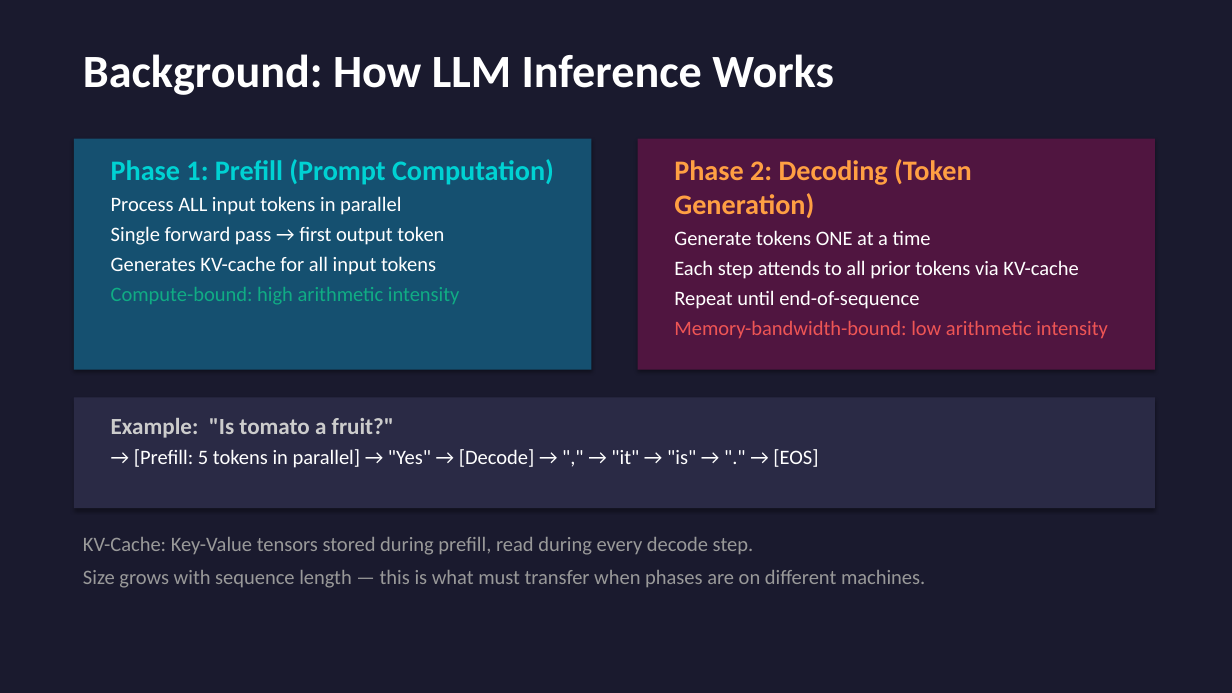
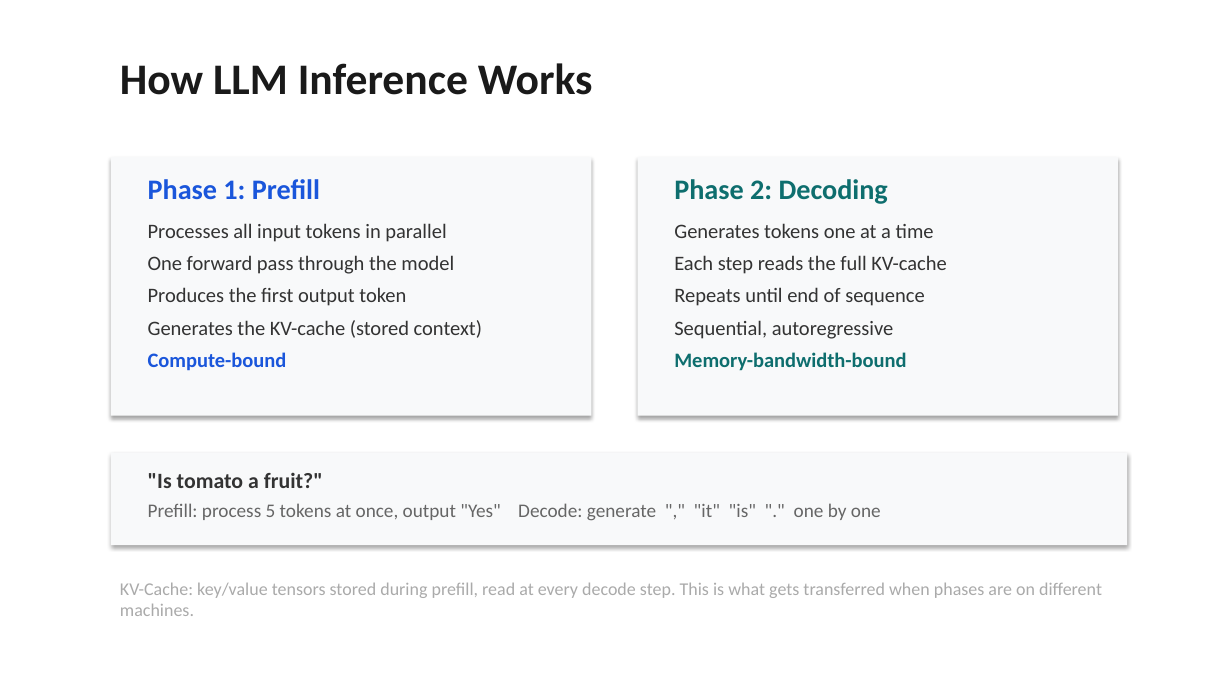
Before and after one commit to beratcelik1/llm-inference-phase-disaggregation, a slide deck: slide 3 of presentation/Phase_Disaggregation_LLM_Inference.pptx. Drawn at 1232x693 pixels with LibreOffice and Linux fonts; fonts in the diff are those of the drawing. Boxes give left, top, right and bottom in pixels: in the first picture for what was removed or moved away, otherwise in the second. Text is boxed around its words. In the diff, an @@ line names an element or a change of style, - is before the commit and + after.

Commit message:
Clean minimalist redesign, rewrite scripts for natural delivery
- White backgrounds, minimal color palette, no flashy gradients
- Scripts rewritten in conversational tone, 22 min total
- Removed LLM-style dashes and robotic phrasing

```diff
--- a/presentation/Phase_Disaggregation_LLM_Inference.pptx
+++ b/presentation/Phase_Disaggregation_LLM_Inference.pptx
@@ background #1A1A2E to #FFFFFF @@
@@ text at [120, 63, 593, 95]: text changed; size 36 to 34 pt; text colour #FFFFFF to #1A1A1A @@
-Background: How LLM Inference Works
+How LLM Inference Works
@@ rectangle: place and size @@
-rectangle at [74, 139, 592, 370]
+rectangle at [111, 157, 592, 416]
@@ rectangle at [111, 157, 592, 416]: fill #155070 to #F8F9FA @@
@@ text at [148, 179, 482, 371]: text changed; text colour #FFFFFF to #333333 @@
-Phase 1: Prefill (Prompt Computation)
-Process ALL input tokens in parallel
-Single forward pass → first output token
-Generates KV-cache for all input tokens
-Compute-bound: high arithmetic intensity
+Phase 1: Prefill
+Processes all input tokens in parallel
+One forward pass through the model
+Produces the first output token
+Generates the KV-cache (stored context)
+Compute-bound
@@ rectangle: place and size @@
-rectangle at [638, 139, 1155, 370]
+rectangle at [638, 157, 1118, 416]
@@ rectangle at [638, 157, 1118, 416]: fill #501540 to #F8F9FA @@
@@ text at [674, 179, 946, 371]: text changed; text colour #FFFFFF to #333333 @@
-Phase 2: Decoding (Token Generation)
-Generate tokens ONE at a time
-Each step attends to all prior tokens via KV-cache
-Repeat until end-of-sequence
-Memory-bandwidth-bound: low arithmetic intensity
+Phase 2: Decoding
+Generates tokens one at a time
+Each step reads the full KV-cache
+Repeats until end of sequence
+Sequential, autoregressive
+Memory-bandwidth-bound
@@ rectangle: place and size @@
-rectangle at [74, 397, 1155, 508]
+rectangle at [111, 453, 1128, 545]
@@ rectangle at [111, 453, 1128, 545]: fill #2A2A45 to #F8F9FA @@
@@ text at [148, 472, 881, 521]: text changed; size 16 to 15 pt; text colour #FFFFFF to #666666 @@
-Example: "Is tomato a fruit?"
-→ [Prefill: 5 tokens in parallel] → "Yes" → [Decode] → "," → "it" → "is" → "." → [EOS]
+"Is tomato a fruit?"
+Prefill: process 5 tokens at once, output "Yes" Decode: generate "," "it" "is" "." one by one
@@ text at [120, 582, 1102, 616]: text changed; size 16 to 14 pt; text colour #999999 to #AAAAAA @@
-KV-Cache: Key-Value tensors stored during prefill, read during every decode step.
-Size grows with sequence length — this is what must transfer when phases are on different machines.
+KV-Cache: key/value tensors stored during prefill, read at every decode step. This is what gets transferred when phases are on different machines.
```
Also in this commit, not shown: 18 other slides changed, 5 slides added, 6 slides removed, 4 other files.
